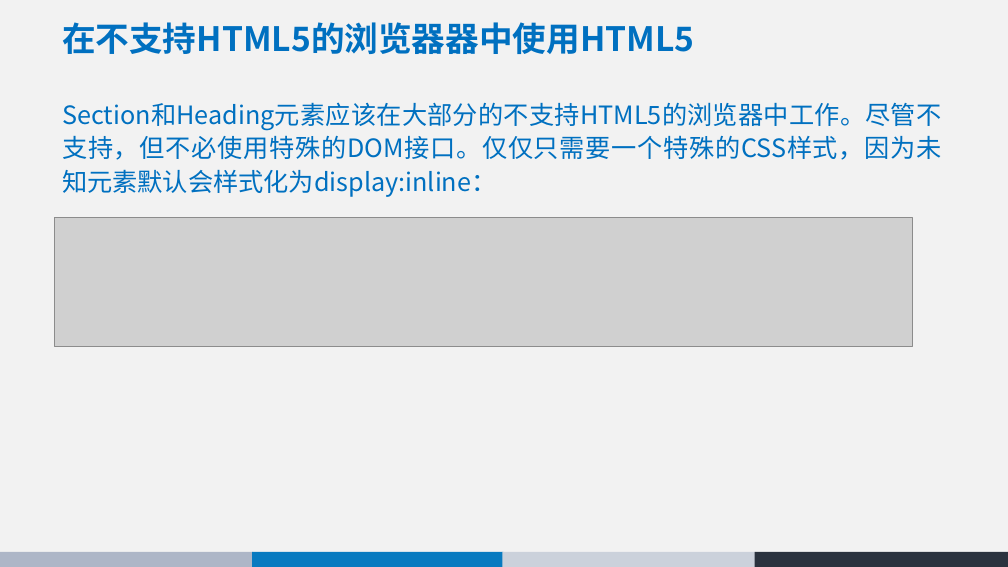
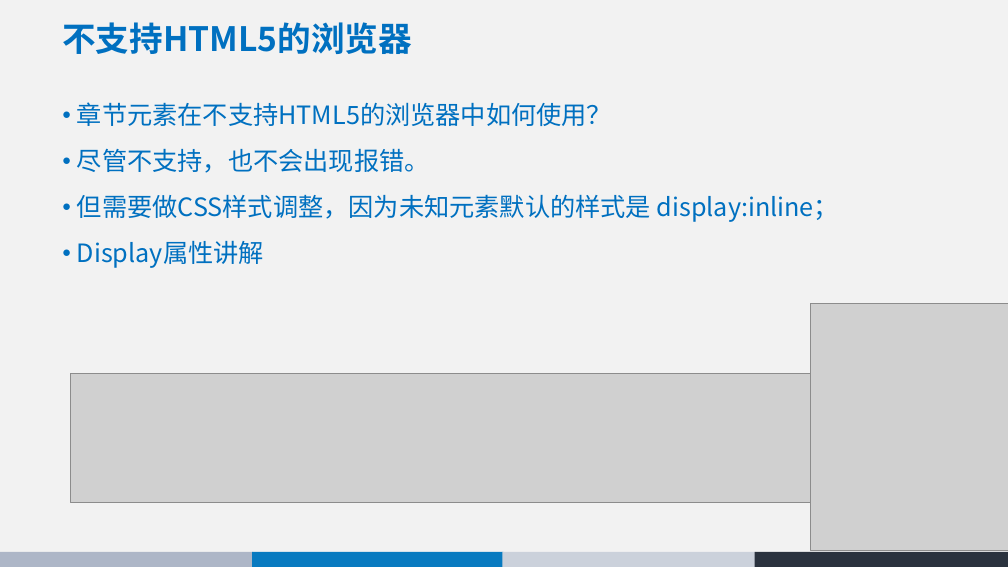
Before and after one commit to chunchill/WEB-Training, a slide deck: slide 40 of 01html5/HTML5 - York.pptx (slide 43 before the commit). Drawn at 1008x567 pixels with LibreOffice and Linux fonts; fonts in the diff are those of the drawing; grey boxes stand for pictures. Boxes give left, top, right and bottom in pixels: in the first picture for what was removed or moved away, otherwise in the second. Text is boxed around its words. In the diff, an @@ line names an element or a change of style, - is before the commit and + after.

```diff
--- a/01html5/HTML5 - York.pptx
+++ b/01html5/HTML5 - York.pptx
@@ title at bbox=[62, 22, 412, 54]: text changed @@
-在不支持HTML5的浏览器器中使用HTML5
+不支持HTML5的浏览器
@@ text at bbox=[77, 102, 839, 268]: text changed @@
-Section和Heading元素应该在大部分的不支持HTML5的浏览器中工作。尽管不支持，但不必使用特殊的DOM接口。仅仅只需要一个特殊的CSS样式，因为未知元素默认会样式化为display:inline：
+● 章节元素在不支持HTML5的浏览器中如何使用？
+● 尽管不支持，也不会出现报错。
+● 但需要做CSS样式调整，因为未知元素默认的样式是 display:inline；
+● Display属性讲解
@@ picture added at bbox=[811, 304, 1008, 551] @@
@@ picture: place and size @@
-picture at bbox=[54, 218, 912, 347]
+picture at bbox=[70, 374, 928, 503]
```
Also in this commit, not shown: 23 other slides changed, 2 slides added, 9 slides removed.
